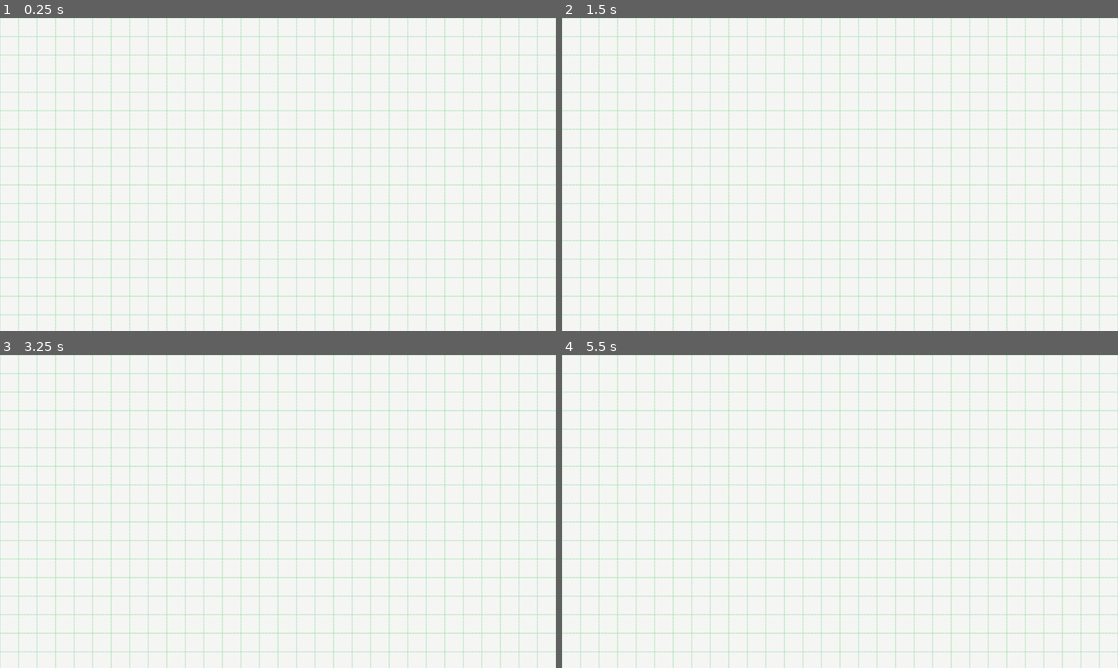
Above: before the commit, frames 1-4 (two rows, left to right).
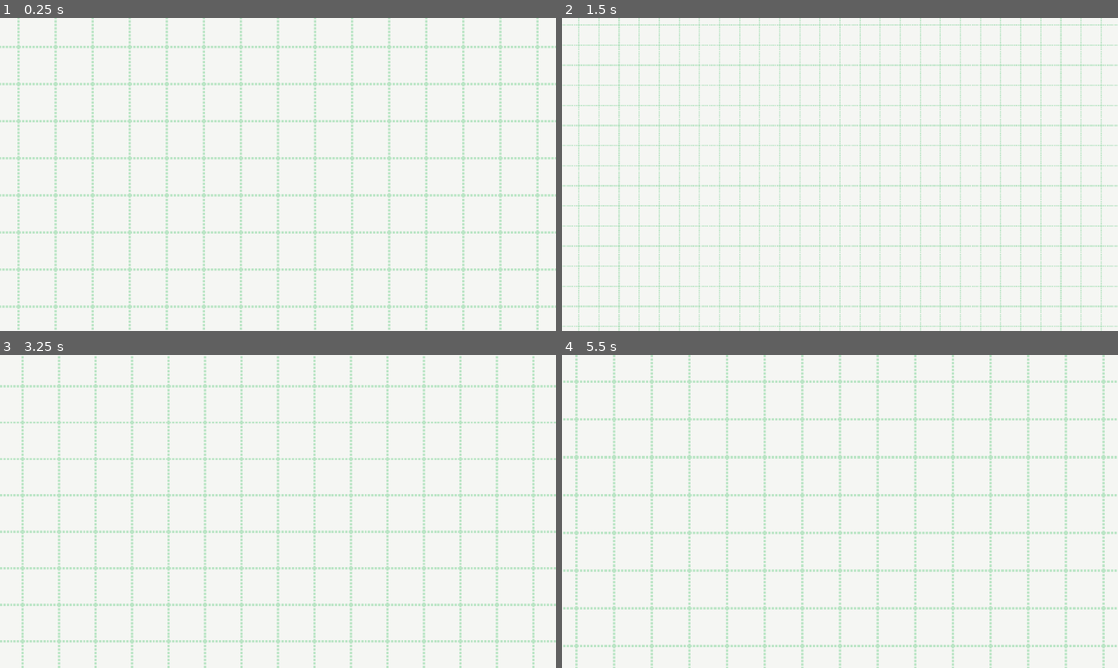
Above: after the commit, the same moments.

Repository: btoosey/Godot-Wild-Jam-77
Game: Godot game, scene res://scenes/main/main.tscn
Two runs of this game, one before a commit and one after it. Both use one fixed random seed, a clock stepped at 60 frames per second and the inputs below.
Inputs (mouse positions are in pixels of both pictures, inside the frame that each line leads up to):
- Up to frame 1 (0.25 s): no input
- Up to frame 2 (1.5 s): tap Enter at 0.5 s; move the mouse to (962, 158) at 0.52 s; hold Mouse wheel up (zoom_in, bound only after the commit) 0.53-1.28 s; tap Mouse wheel down (zoom_out, bound only after the commit) at 0.8, 1.35 s; move the mouse to (728, 190) at 1.27 s
- Up to frame 3 (3.25 s): tap Mouse wheel up (zoom_in, bound only after the commit) at 1.55, 3.05 s; move the mouse to (333, 442) at 2.02 s; hold Mouse wheel up (zoom_in, bound only after the commit) 2.03-2.78 s; tap Mouse wheel down (zoom_out, bound only after the commit) at 2.3, 2.85 s; move the mouse to (250, 574) at 2.77 s
- Up to frame 4 (5.5 s): move the mouse to (1006, 558) at 3.52 s; hold Mouse wheel up (zoom_in, bound only after the commit) 3.53-4.28 s; tap Mouse wheel down (zoom_out, bound only after the commit) at 3.8, 4.35, 5.3 s; move the mouse to (673, 464) at 4.27 s; tap Mouse wheel up (zoom_in, bound only after the commit) at 4.55 s; move the mouse to (867, 511) at 5.02 s; hold Mouse wheel up (zoom_in, bound only after the commit) from 5.03 s (still down)

The runs differ from the first frame. In frame 1, 14% of the frame differs, in the area x 0-100%, y 0-100%; in frame 2, 16%; in frame 3, 16%; in frame 4, 16%.

Commit message:
ADD: Camera with zoom component

Diff:
--- a/project.godot
+++ b/project.godot
@@ -25,6 +25,19 @@
 window/stretch/mode="viewport"
 window/stretch/scale_mode="integer"
 
+[input]
+
+zoom_in={
+"deadzone": 0.5,
+"events": [Object(InputEventMouseButton,"resource_local_to_scene":false,"resource_name":"","device":-1,"window_id":0,"alt_pressed":false,"shift_pressed":false,"ctrl_pressed":false,"meta_pressed":false,"button_mask":8,"position":Vector2(78, 12),"global_position":Vector2(87, 58),"factor":1.0,"button_index":4,"canceled":false,"pressed":true,"double_click":false,"script":null)
+]
+}
+zoom_out={
+"deadzone": 0.5,
+"events": [Object(InputEventMouseButton,"resource_local_to_scene":false,"resource_name":"","device":-1,"window_id":0,"alt_pressed":false,"shift_pressed":false,"ctrl_pressed":false,"meta_pressed":false,"button_mask":16,"position":Vector2(252, 15),"global_position":Vector2(261, 61),"factor":1.0,"button_index":5,"canceled":false,"pressed":true,"double_click":false,"script":null)
+]
+}
+
 [rendering]
 
 textures/canvas_textures/default_texture_filter=0
--- a/scenes/main/main.tscn
+++ b/scenes/main/main.tscn
@@ -1,6 +1,7 @@
-[gd_scene load_steps=4 format=4 uid="uid://bi5wtv5ehcdpi"]
+[gd_scene load_steps=5 format=4 uid="uid://bi5wtv5ehcdpi"]
 
 [ext_resource type="Texture2D" uid="uid://brtr1uvx3kqqj" path="res://sprites/background/background_tile.png" id="1_kwwue"]
+[ext_resource type="Script" path="res://scripts/components/camera/camera_zoom.gd" id="2_lvn2p"]
 
 [sub_resource type="TileSetAtlasSource" id="TileSetAtlasSource_t5suh"]
 texture = ExtResource("1_kwwue")
@@ -16,3 +17,11 @@
 [node name="BackgroundTiles" type="TileMapLayer" parent="."]
 tile_map_data = PackedByteArray("AAAAAAAAAAAAAAAAAAAAAAEAAAAAAAAAAAAAAAIAAAAAAAAAAAAAAAMAAAAAAAAAAAAAAAQAAAAAAAAAAAAAAA …(8080 unchanged characters)…
 tile_set = SubResource("TileSet_bu3tp")
+
+[node name="Camera2D" type="Camera2D" parent="."]
+position = Vector2(480, 270)
+zoom = Vector2(2, 2)
+
+[node name="CameraZoom" type="Node" parent="Camera2D" node_paths=PackedStringArray("camera")]
+script = ExtResource("2_lvn2p")
+camera = NodePath("..")
--- /dev/null
+++ b/scripts/components/camera/camera_zoom.gd
@@ -0,0 +1,38 @@
+extends Node
+
+var target_zoom:= 2.0
+
+@export var camera: Camera2D
+const MIN_ZOOM := 1.0
+const MAX_ZOOM := 3.0
+const ZOOM_INCREMENT := 1.0
+const ZOOM_RATE := 16.0
+
+func _input(event: InputEvent) -> void:
+	if event.is_action_pressed("zoom_in"):
+		zoom_in()
+
+	if event.is_action_pressed("zoom_out"):
+		zoom_out()
+
+
+func _physics_process(delta: float) -> void:
+	camera.zoom = lerp(
+		camera.zoom,
+		target_zoom * Vector2.ONE,
+		ZOOM_RATE * delta
+	)
+
+	set_physics_process(
+		not is_equal_approx(camera.zoom.x, target_zoom)
+	)
+
+
+func zoom_in() -> void:
+	target_zoom = min(target_zoom + ZOOM_INCREMENT, MAX_ZOOM)
+	set_physics_process(true)
+
+
+func zoom_out() -> void:
+	target_zoom = max(target_zoom - ZOOM_INCREMENT, MIN_ZOOM)
+	set_physics_process(true)
